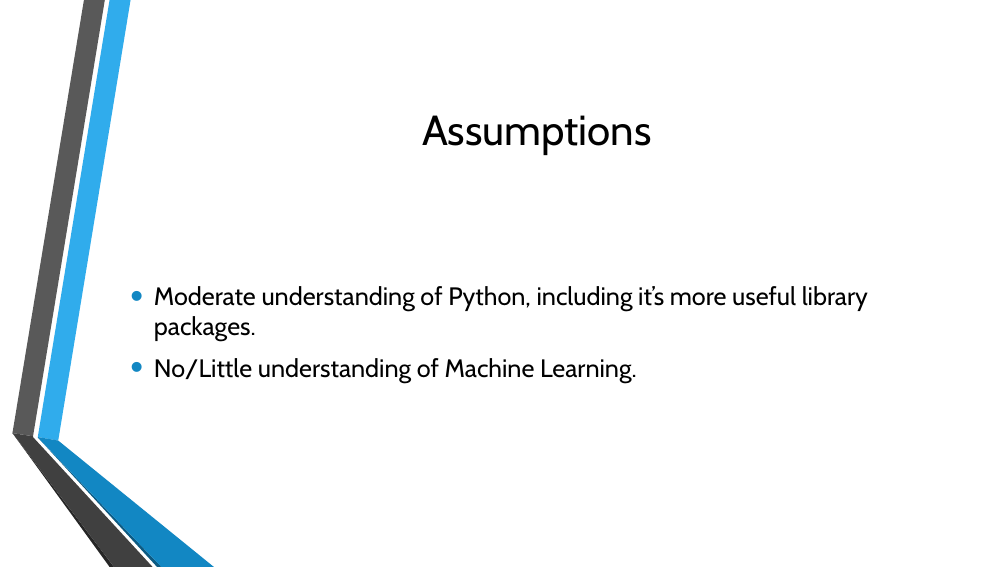
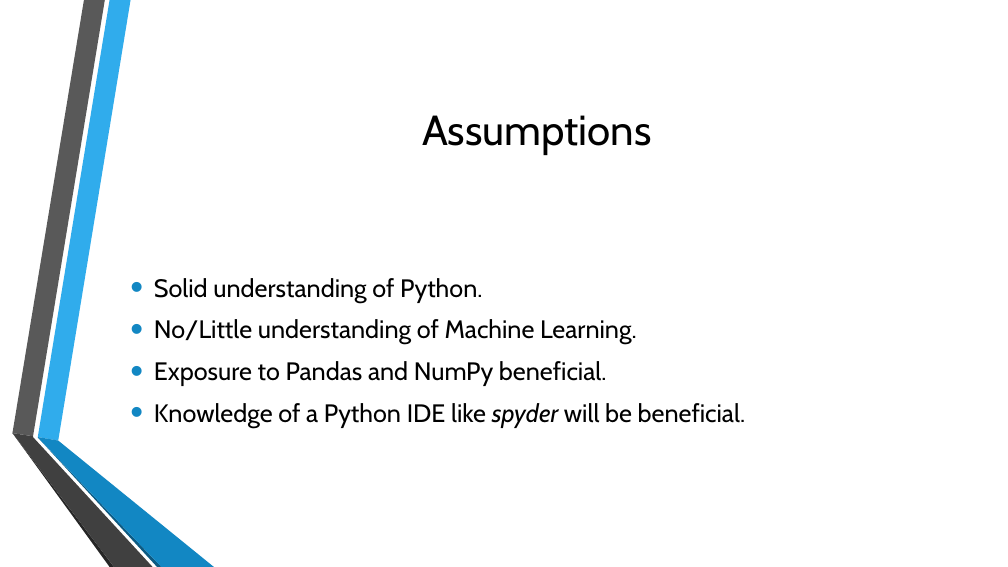
Before and after one commit to samuelsenior/ML_Intro, a slide deck: slide 3 of ML_Tools.pptx. Drawn at 1008x567 pixels with LibreOffice and Linux fonts; fonts in the diff are those of the drawing; background and template pictures are left out. Boxes give left, top, right and bottom in pixels: in the first picture for what was removed or moved away, otherwise in the second. Text is boxed around its words. In the diff, an @@ line names an element or a change of style, - is before the commit and + after.

```diff
--- a/ML_Tools.pptx
+++ b/ML_Tools.pptx
@@ text at (154, 278, 482, 303): text changed @@
-• Moderate understanding of Python, including it’s more useful library packages.
+• Solid understanding of Python.
@@ text at (154, 361, 746, 428): paragraphs added @@
+• Exposure to Pandas and NumPy beneficial.
+• Knowledge of a Python IDE like spyder will be beneficial.
```
Also in this commit, not shown: 2 other slides changed, 4 slides added, 1 slide removed, 4 other files.
